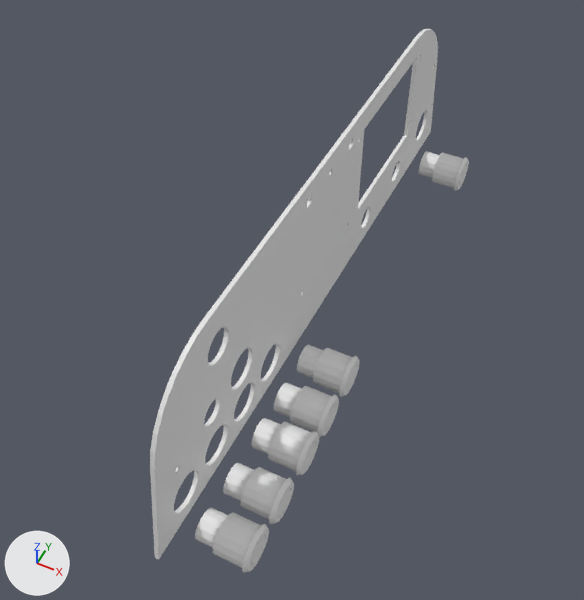
The Blender file Elec/tableau de bords/vidéo montage/tableaudebords.blend, before and after one commit.
Camera for both pictures: a 50 mm lens placed at (115.0, -103.0, 320.0), pointed at (-4.0, 134.0, 24.0). Every picture has the same lights, and +X, +Y and +Z are marked at lower left.

Script lines for the objects in view, before the commit:
```python
me_el_04006_simple_button = bpy.data.meshes.new('EL 04006(Simple Button)')
me_el_04006_simple_button.from_pydata(...)  # 150 vertices, 296 faces; spans x -11.0..11.0, y -10.9..10.9, z -25.0..2.0
me_el_04006_simple_button__005 = bpy.data.meshes.new('EL 04006(Simple Button).005')
me_el_04006_simple_button__005.from_pydata(...)  # 150 vertices, 296 faces; spans x -11.0..11.0, y -10.9..10.9, z -25.0..2.0
me_el_04006_simple_button__008 = bpy.data.meshes.new('EL 04006(Simple Button).008')
me_el_04006_simple_button__008.from_pydata(...)  # 150 vertices, 296 faces; spans x -11.0..11.0, y -10.9..10.9, z -25.0..2.0
ob_el_04006_simple_button = bpy.data.objects.new('EL 04006(Simple Button)', me_el_04006_simple_button)
ob_el_04006_simple_button.location = (32.6, 25.6, -8.8)
ob_el_04006_simple_button.rotation_euler = (0.0, 1.571, 0.0)  # degrees (0, 90, 0)
ob_el_04006_simple_button__001 = bpy.data.objects.new('EL 04006(Simple Button).001', me_el_04006_simple_button__005)
ob_el_04006_simple_button__001.location = (32.9, 49.6, -7.3)
ob_el_04006_simple_button__001.rotation_euler = (0.0, 1.571, 0.0)  # degrees (0, 90, 0)
ob_el_04006_simple_button__004 = bpy.data.objects.new('EL 04006(Simple Button).004', me_el_04006_simple_button__008)
ob_el_04006_simple_button__004.location = (32.0, 125.1, -6.8)
ob_el_04006_simple_button__004.rotation_euler = (0.0, 1.571, 0.0)  # degrees (0, 90, 0)
# also in view: 'EL 04006(Simple Button).003' at (21.0, 100.0, -8.0); 'EL 04006(Simple Button).002' at (21.0, 77.0, -8.0); 'EL 04006(Simple Button).005' at (20.0, 300.0, -7.0); 'EL 04013(Dashboard Armature)' at (1.0, 162.0, 48.0)
```
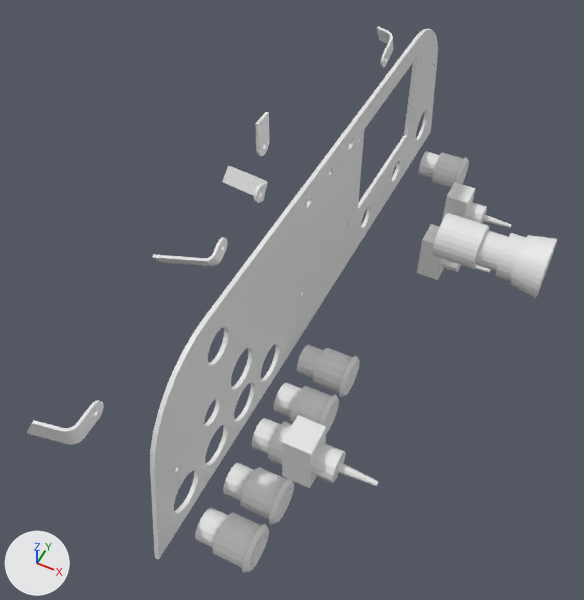
Where the change shows, as pixel boxes [x1, y1, x2, y2] in the pictures (584 x 600 px):
'EL 04004(Urgent Stop Button) AA', added: after [433, 213, 557, 298]
'EL 04005(Bistable Switch).003', added: after [282, 415, 379, 488]
'EL 04014(Fully Bent Center Bracket)', added: after [27, 400, 104, 445]
'EL 04005(Bistable Switch).004', added: after [442, 182, 511, 228]
'EL 04005(Bistable Switch).002', added: after [417, 224, 490, 280]
'EL 04009(Half Bent Centre Left Bracket)', added: after [222, 166, 268, 203]
'EL 04011(Half Bent Centre Right Bracket)', added: after [153, 237, 228, 266]
'EL 04007(Flat Bracket)', added: after [255, 112, 270, 156]
'EL 04012(Fully Bent Left Bracket)', added: after [377, 27, 393, 67]

The change, as a diff of the scene's bpy script:
```diff
--- a/Elec/tableau de bords/vidéo montage/tableaudebords.blend.py
+++ b/Elec/tableau de bords/vidéo montage/tableaudebords.blend.py
@@ ob_el_04004_urgent_stop_button__aa @@
+ob_el_04004_urgent_stop_button__aa = bpy.data.objects.new('EL 04004(Urgent Stop Button) AA', me_el_04004_urgent_stop_button__aa_001)  # 200 vertices, 396 faces; spans x -13.5..13.5, y -13.5..13.5, z -18.8..29.0
+ob_el_04004_urgent_stop_button__aa.location = (75.3, 162.4, 69.1)
+ob_el_04004_urgent_stop_button__aa.rotation_euler = (0.0, 1.571, 0.0)  # degrees (0, 90, 0)
@@ ob_el_04014_fully_bent_center_bracket @@
+ob_el_04014_fully_bent_center_bracket = bpy.data.objects.new('EL 04014(Fully Bent Center Bracket)', me_el_04014_fully_bent_center_bracket)  # 86 vertices, 172 faces; spans x 0.0..22.7, y -1.5..11.6, z -9.3..14.0
+ob_el_04014_fully_bent_center_bracket.location = (-40.9, 18.7, 35.5)
+ob_el_04014_fully_bent_center_bracket.rotation_euler = (1.725, 0.0, 3.142)  # degrees (99, 0, 180)
@@ ob_el_04012_fully_bent_left_bracket @@
+ob_el_04012_fully_bent_left_bracket = bpy.data.objects.new('EL 04012(Fully Bent Left Bracket)', me_el_04012_fully_bent_left_bracket)  # 92 vertices, 184 faces; spans x 0.0..12.6, y -11.9..3.6, z -16.1..7.1
+ob_el_04012_fully_bent_left_bracket.location = (-28.9, 318.6, 60.2)
+ob_el_04012_fully_bent_left_bracket.rotation_euler = (0.881, 0.0, 3.142)  # degrees (50, 0, 180)
@@ ob_el_04011_half_bent_centre_right_bracket @@
+ob_el_04011_half_bent_centre_right_bracket = bpy.data.objects.new('EL 04011(Half Bent Centre Right Bracket)', me_el_04011_half_bent_centre_right_bracket)  # 80 vertices, 160 faces; spans x -30.0..1.5, y -11.5..0.6, z -10.6..12.4
+ob_el_04011_half_bent_centre_right_bracket.location = (-47.2, 133.7, 36.7)
+ob_el_04011_half_bent_centre_right_bracket.rotation_euler = (2.006, 0.0, 0.0)  # degrees (115, 0, 0)
@@ ob_el_04009_half_bent_centre_left_bracket @@
+ob_el_04009_half_bent_centre_left_bracket = bpy.data.objects.new('EL 04009(Half Bent Centre Left Bracket)', me_el_04009_half_bent_centre_left_bracket)  # 82 vertices, 164 faces; spans x -29.4..1.5, y -10.7..0.3, z -10.3..12.3
+ob_el_04009_half_bent_centre_left_bracket.location = (-48.5, 185.3, 30.0)
+ob_el_04009_half_bent_centre_left_bracket.rotation_euler = (-2.145, 0.0, 0.0)  # degrees (-123, 0, 0)
@@ ob_el_04007_flat_bracket @@
+ob_el_04007_flat_bracket = bpy.data.objects.new('EL 04007(Flat Bracket)', me_el_04007_flat_bracket)  # 66 vertices, 132 faces; spans x 0.0..1.5, y -10.0..0.0, z -20.0..0.0
+ob_el_04007_flat_bracket.location = (-33.2, 166.5, 103.6)
@@ ob_el_04005_bistable_switch__004 @@
+ob_el_04005_bistable_switch__004 = bpy.data.objects.new('EL 04005(Bistable Switch).004', me_el_04005_bistable_switch__004)  # 56 vertices, 108 faces; spans x -6.8..6.8, y -12.8..12.8, z -12.2..25.2
+ob_el_04005_bistable_switch__004.location = (50.0, 250.9, 8.0)
+ob_el_04005_bistable_switch__004.rotation_euler = (-1.571, 0.0, -1.571)  # degrees (-90, 0, -90)
@@ ob_el_04005_bistable_switch__003 @@
+ob_el_04005_bistable_switch__003 = bpy.data.objects.new('EL 04005(Bistable Switch).003', me_el_04005_bistable_switch__004.copy())
+ob_el_04005_bistable_switch__003.location = (50.0, 49.2, 42.3)
+ob_el_04005_bistable_switch__003.rotation_euler = (-1.571, 0.0, -1.571)  # degrees (-90, 0, -90)
@@ ob_el_04005_bistable_switch__002 @@
+ob_el_04005_bistable_switch__002 = bpy.data.objects.new('EL 04005(Bistable Switch).002', me_el_04005_bistable_switch__004.copy())
+ob_el_04005_bistable_switch__002.location = (50.0, 212.1, 8.0)
+ob_el_04005_bistable_switch__002.rotation_euler = (-1.571, 0.0, -1.571)  # degrees (-90, 0, -90)
```
